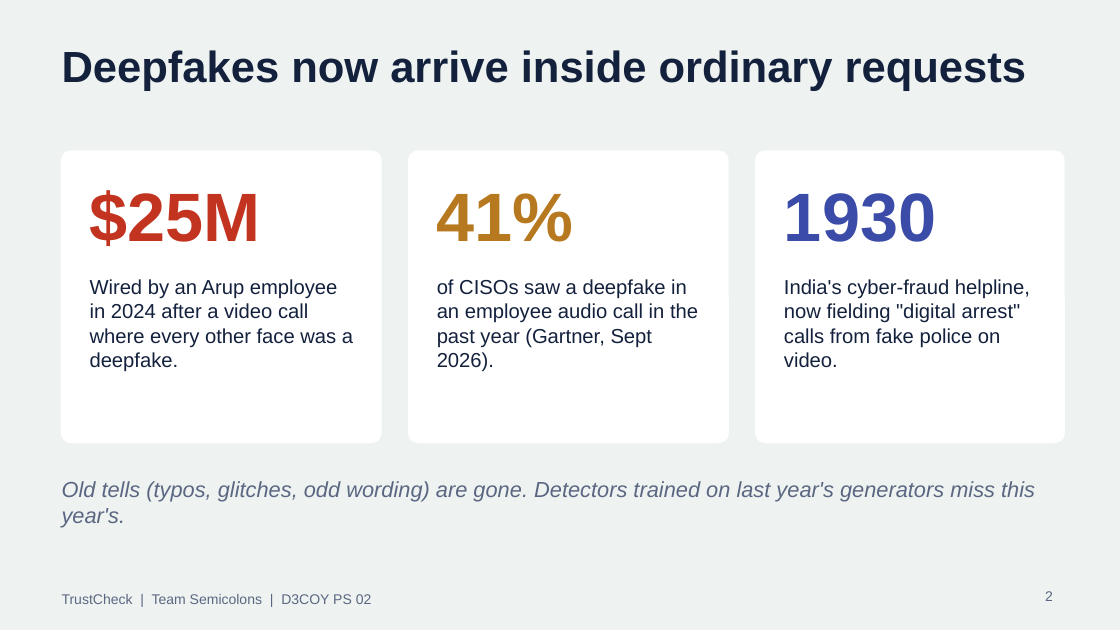
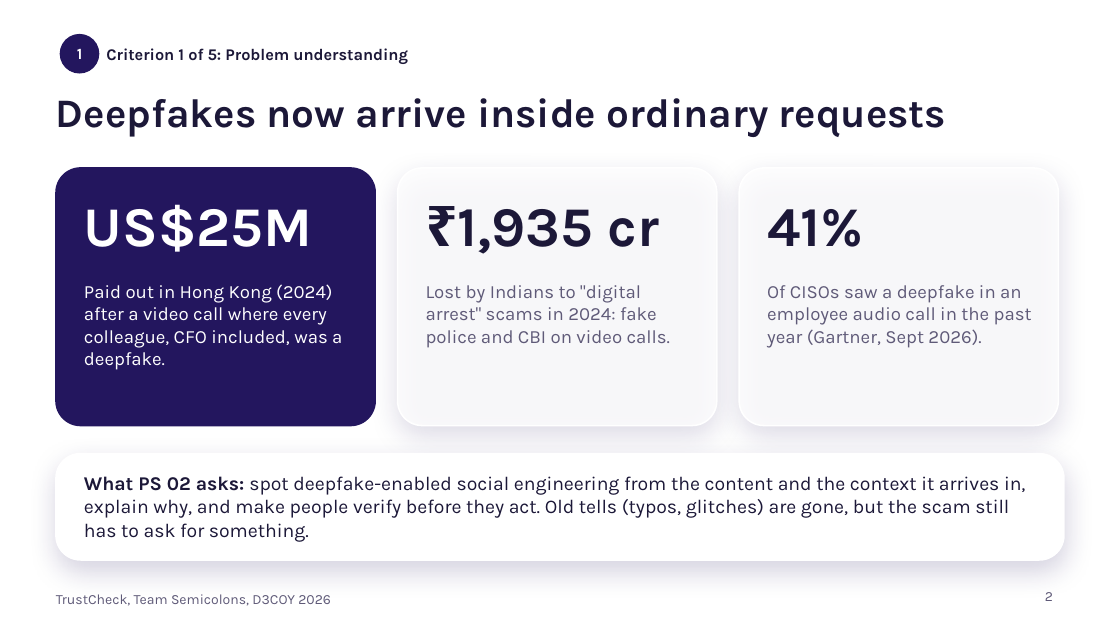
Before and after one commit to D3C0Y-1-0/Semicolons_D3C0Y_DhruvPatel, a slide deck: slide 2 of docs/TrustCheck_pitch.pptx. Drawn at 1120x630 pixels with LibreOffice and Linux fonts; fonts in the diff are those of the drawing; background and template pictures are left out. Boxes give left, top, right and bottom in pixels: in the first picture for what was removed or moved away, otherwise in the second. Text is boxed around its words. In the diff, an @@ line names an element or a change of style, - is before the commit and + after.

```diff
--- a/docs/TrustCheck_pitch.pptx
+++ b/docs/TrustCheck_pitch.pptx
@@ background #EEF3F1 to picture (left out) @@
@@ rounded rectangle resized from (x1=62, y1=151, x2=381, y2=442) to (x1=56, y1=31, x2=454, y2=76) @@
@@ rounded rectangle at (x1=56, y1=31, x2=454, y2=76): proportions changed @@
@@ ellipse added at (x1=60, y1=35, x2=99, y2=73), fill #23165E, outline #23165E 1 pt @@
@@ text added at (x1=77, y1=49, x2=83, y2=59), 10 pt, text #FFFFFF, bold @@
+1
@@ text added at (x1=106, y1=48, x2=408, y2=64), 10.5 pt, text #1C1838, bold @@
+Criterion 1 of 5: Problem understanding
@@ text "Deepfakes now arrive inside ordinary ..." moved from (x1=62, y1=50, x2=1026, y2=91) to (x1=56, y1=98, x2=946, y2=137) @@
@@ text "Deepfakes now arrive inside ordinary ..." at (x1=56, y1=98, x2=946, y2=137): size 28 to 26 pt, font Arial to Karla, text colour #14213D to #1C1838 @@
@@ rounded rectangle added at (x1=56, y1=168, x2=375, y2=426), fill #23165E, outline #23165E 1 pt @@
@@ rounded rectangle resized from (x1=409, y1=151, x2=728, y2=442) to (x1=398, y1=168, x2=717, y2=426) @@
@@ rounded rectangle at (x1=398, y1=168, x2=717, y2=426): fill #FFFFFF to #FFFFFF at 78% opacity; shadow on; proportions changed @@
@@ rounded rectangle at (x1=739, y1=168, x2=1058, y2=426): fill #FFFFFF to #FFFFFF at 78% opacity; shadow on; proportions changed @@
@@ rounded rectangle resized from (x1=756, y1=151, x2=1064, y2=442) to (x1=739, y1=168, x2=1058, y2=426) @@
@@ text at (x1=84, y1=204, x2=312, y2=252): text changed; size 44 to 36 pt; font Arial to Karla; text colour #C2341F to #FFFFFF @@
-$25M
+US$25M
@@ text added at (x1=458, y1=209, x2=659, y2=254), 36 pt, text #1C1838, bold @@
+₹1,935 cr
@@ text "41%" moved from (x1=437, y1=193, x2=574, y2=242) to (x1=767, y1=209, x2=863, y2=247) @@
@@ text "41%" at (x1=767, y1=209, x2=863, y2=247): size 44 to 36 pt, font Arial to Karla, text colour #B7791F to #1C1838 @@
@@ text removed at (x1=784, y1=193, x2=936, y2=242) @@
-1930
@@ text at (x1=84, y1=284, x2=342, y2=370): text changed; size 13 to 12 pt; font Arial to Karla; text colour #14213D to #FFFFFF @@
-Wired by an Arup employee in 2024 after a video call where every other face was a deepfake.
+Paid out in Hong Kong (2024) after a video call where every colleague, CFO included, was a deepfake.
@@ text added at (x1=426, y1=285, x2=670, y2=348), 12 pt, text #5F5A78 @@
+Lost by Indians to "digital arrest" scams in 2024: fake police and CBI on video calls.
@@ text at (x1=767, y1=285, x2=1032, y2=348): text changed; size 13 to 12 pt; font Arial to Karla; text colour #14213D to #5F5A78 @@
-of CISOs saw a deepfake in an employee audio call in the past year (Gartner, Sept 2026).
+Of CISOs saw a deepfake in an employee audio call in the past year (Gartner, Sept 2026).
@@ text removed at (x1=784, y1=279, x2=1030, y2=368) @@
-India's cyber-fraud helpline, now fielding "digital arrest" calls from fake police on video.
@@ rounded rectangle added at (x1=56, y1=454, x2=1064, y2=560), fill #FFFFFF, outline #FFFFFF 1 pt @@
@@ text added at (x1=84, y1=476, x2=1026, y2=542), 12.5 pt, text #1C1838 @@
+What PS 02 asks: spot deepfake-enabled social engineering from the content and the context it arrives in, explain why, and make people verify before they act. Old tells (typos, glitches) are gone, but the scam still has to ask for something.
@@ text removed at (x1=62, y1=481, x2=1035, y2=528) @@
-Old tells (typos, glitches, odd wording) are gone. Detectors trained on last year's generators miss this year's.
@@ text at (x1=56, y1=594, x2=331, y2=606): text changed; font Arial to Karla; text colour #5B6782 to #5F5A78 @@
-TrustCheck | Team Semicolons | D3COY PS 02
+TrustCheck, Team Semicolons, D3COY 2026
@@ page number at (x1=1045, y1=592, x2=1053, y2=601): font Arial to Karla, text colour #5B6782 to #5F5A78 @@
```
Also in this commit, not shown: 8 other slides changed, 2 slides added, 2 slides removed, 1 other file.
